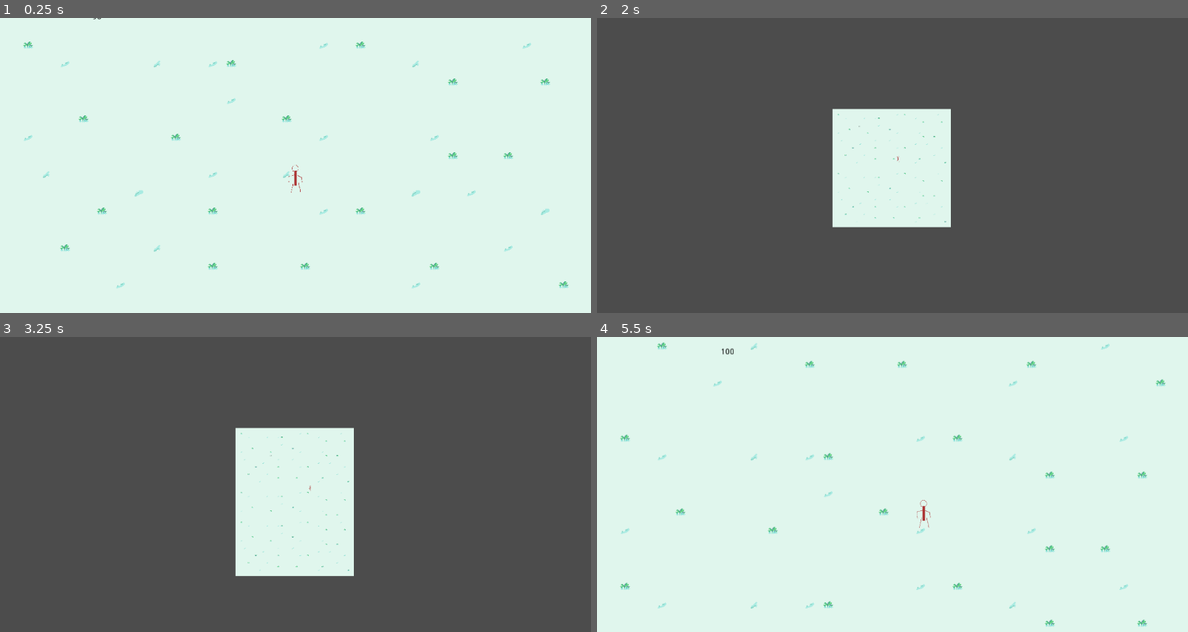
Above: before the commit, frames 1-4 (two rows, left to right).
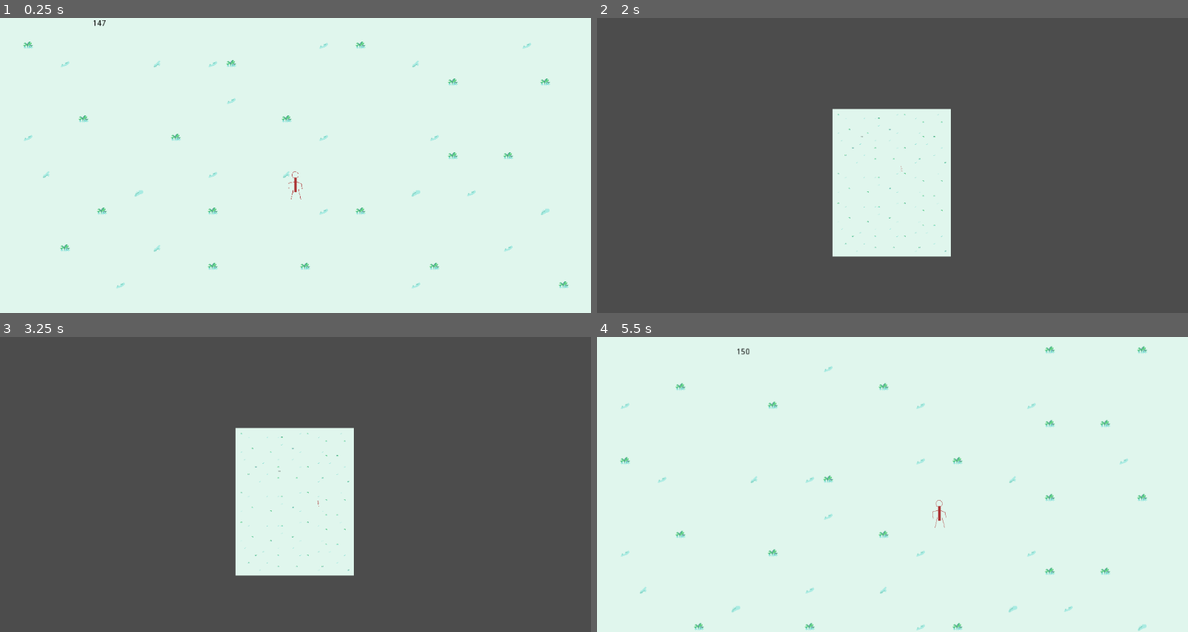
Above: after the commit, the same moments.

Repository: roycocup/ski
Game: Godot game, scene res://Scenes/World.tscn
Same seed, same stepped clock (60 frames per second), same inputs: the game is played once before the commit and once after it.
Inputs:
- Up to frame 1 (0.25 s): no input
- Up to frame 2 (2 s): hold Right (ui_right) 0.53-1.28 s; hold 1 0.53-1.28 s; hold Down from 1.28 s (still down); tap 2 at 1.35 s
- Up to frame 3 (3.25 s): release Down at 2.03 s; hold 1 2.03-2.78 s; hold Right (ui_right) from 2.03 s (still down); tap 2 at 2.85 s
- Up to frame 4 (5.5 s): tap Enter at 3.5 s; release Right (ui_right) at 3.53 s; hold 1 3.53-4.28 s; hold Left (ui_left) 3.53-5.03 s; tap 2 at 4.35 s; tap Space at 5 s; hold Down from 5.03 s (still down); hold 1 from 5.03 s (still down)

The runs differ from the first frame. In frame 1, 0.1% of the frame differs, in the area x 15-52%, y 0-62%; in frame 2, 2.1%, in the area x 39-60%, y 36-81%; in frame 3, less than 0.1%; in frame 4, 1.9%.

Commit message:
more

Diff:
--- a/Scenes/Background.tscn
+++ b/Scenes/Background.tscn
@@ -2,7 +2,7 @@
 
 [ext_resource path="res://Assets/Tileset.tres" type="TileSet" id=1]
 
-[node name="Background" type="Node2D" index="0"]
+[node name="Background" type="Node2D"]
 
 [node name="Snow" type="TileMap" parent="." index="0"]
 
--- a/Scenes/Player.tscn
+++ b/Scenes/Player.tscn
@@ -9,7 +9,7 @@
 custom_solver_bias = 0.0
 extents = Vector2( 15.2351, 25.8816 )
 
-[node name="Player" type="RigidBody2D"]
+[node name="Player" type="RigidBody2D" index="0"]
 
 scale = Vector2( 0.5, 0.5 )
 input_pickable = false
@@ -32,7 +32,7 @@
 angular_damp = 0.0
 script = ExtResource( 1 )
 _sections_unfolded = [ "Angular", "Applied Forces", "Linear" ]
-speed = 100
+speed = 150
 
 [node name="CollisionShape2D" type="CollisionShape2D" parent="." index="0"]
 
